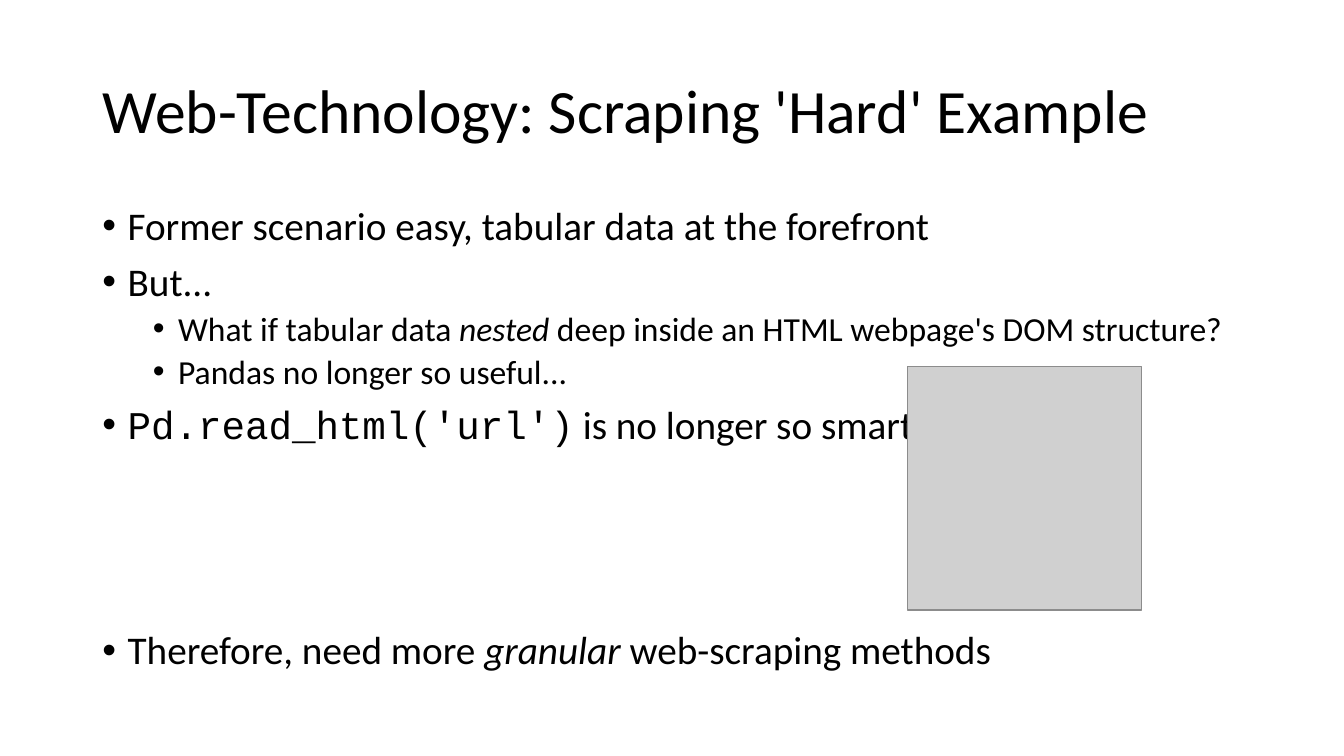
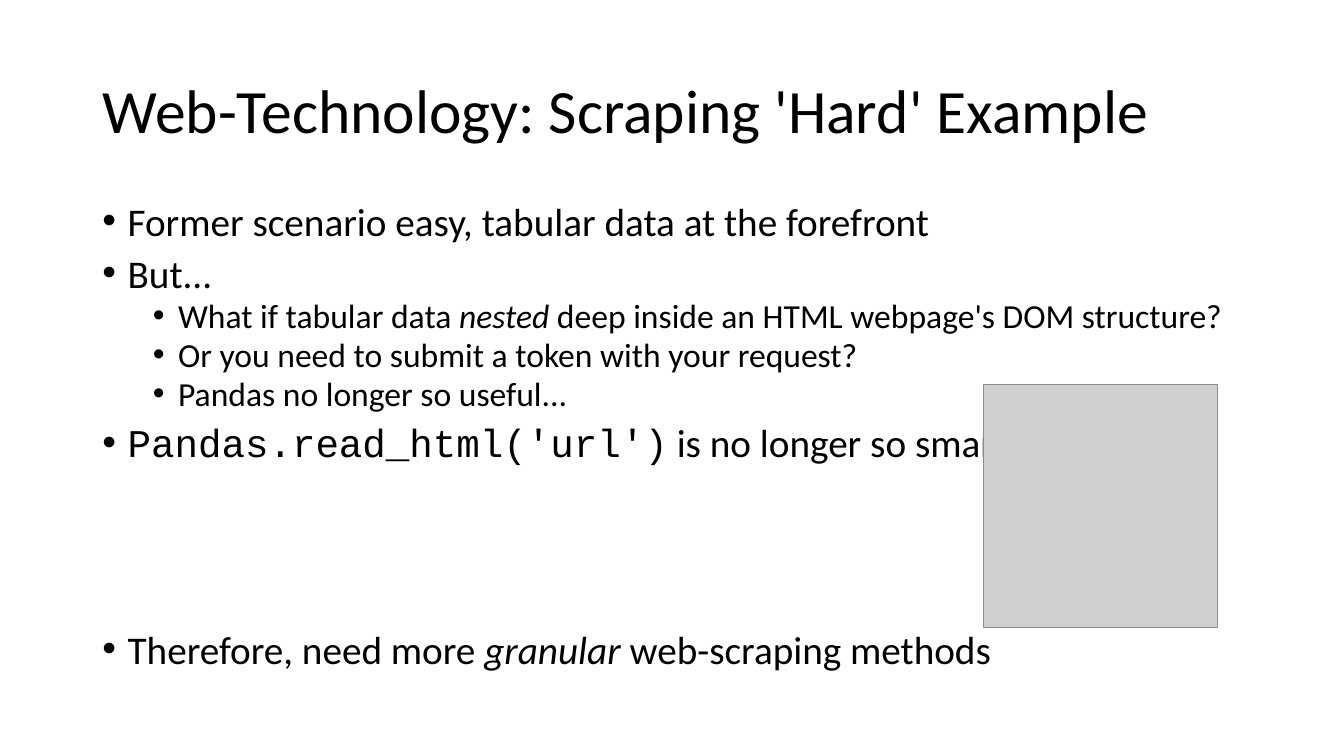
Before and after one commit to toddschultz/DegreesOfClimateChange, a slide deck: slide 6 of doc/design/TechnologyReview.pptx. Drawn at 1344x756 pixels with LibreOffice and Linux fonts; fonts in the diff are those of the drawing; grey boxes stand for pictures. Boxes give left, top, right and bottom in pixels: in the first picture for what was removed or moved away, otherwise in the second. Text is boxed around its words. In the diff, an @@ line names an element or a change of style, - is before the commit and + after.

```diff
--- a/doc/design/TechnologyReview.pptx
+++ b/doc/design/TechnologyReview.pptx
@@ text at (128,208,1222,671): line spacing 0.9 to 0.8 @@
@@ text at (178,343,857,373): paragraph added @@
+  • Or you need to submit a token with your request?
@@ picture: place and size @@
-picture at (907,366,1141,610)
+picture at (984,384,1218,628)
@@ text at (128,424,1007,467): text changed @@
-• Pd.read_html('url') is no longer so smart
+• Pandas.read_html('url') is no longer so smart
```
Also in this commit, not shown: 6 other slides changed, 1 slide removed.
